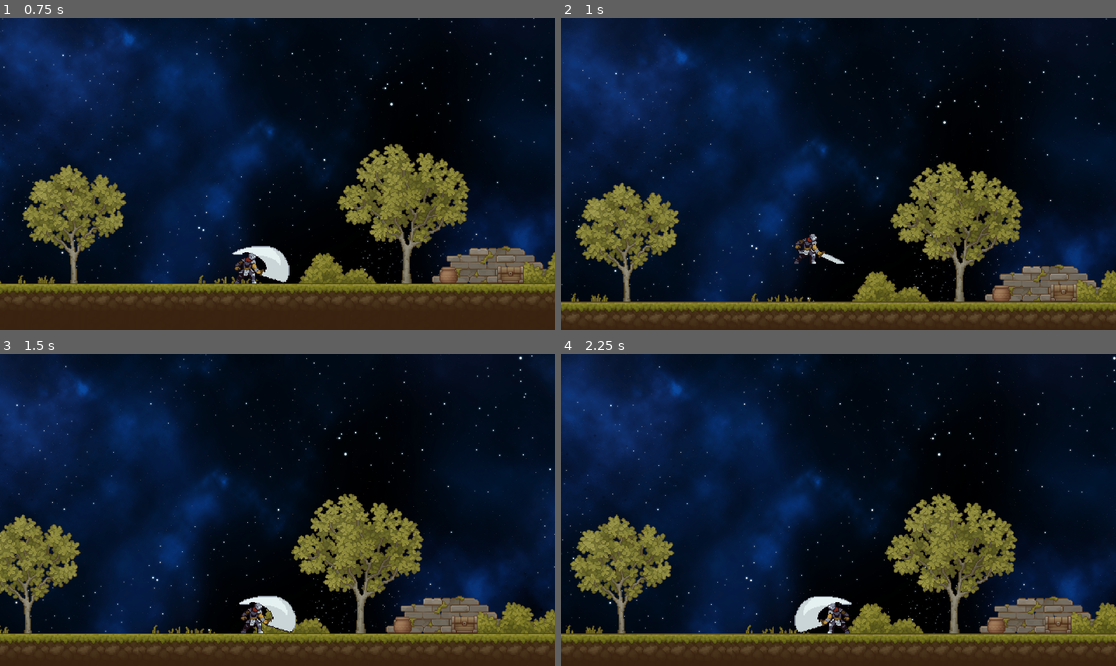
Above: before the commit, frames 1-4 (two rows, left to right).
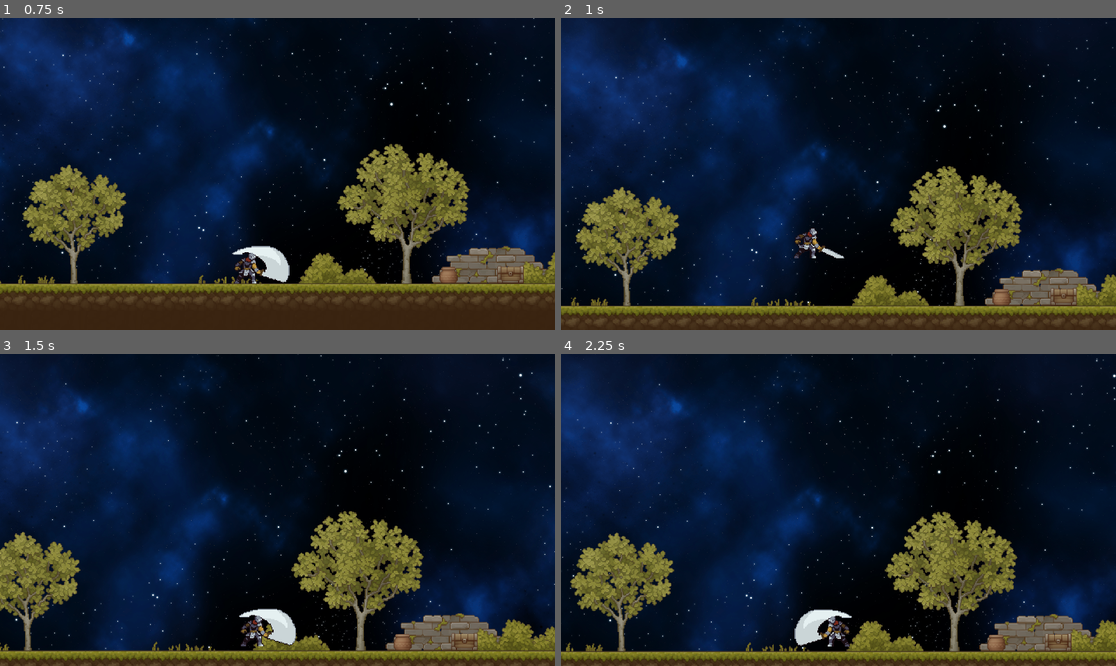
Above: after the commit, the same moments.

Repository: hmpetrone/knightpath
Game: Godot game, scene res://scenes/level_1.tscn
The game is run twice, just before and just after one commit, with the same random seed, the same clock (stepped at 60 frames per second) and the same inputs.
Inputs:
- Up to frame 1 (0.75 s): hold Right (move_right) from 0.53 s (still down); tap A (first_attack) at 0.6 s
- Up to frame 2 (1 s): keep holding Right (move_right); tap Space (jump) at 0.77 s
- Up to frame 3 (1.5 s): keep holding Right (move_right); tap A (first_attack) at 1.35 s
- Up to frame 4 (2.25 s): tap Space (jump) at 1.52 s; release Right (move_right) at 2.03 s; hold Left (move_left) from 2.03 s (still down); tap A (first_attack) at 2.1 s

Frame 1 is identical in both runs. In frame 2, 12% of the frame differs, in the area x 0-100%, y 0-99%; in frame 3, 23%; in frame 4, 24%, in the area x 0-100%, y 0-100%.

Commit message:
add music, add new animation still not applied

Diff:
--- a/assets/audio/itf_bus_layout.tres
+++ b/assets/audio/itf_bus_layout.tres
@@ -1,15 +1,15 @@
 [gd_resource type="AudioBusLayout" format=3 uid="uid://sogxlcv7yhc3"]
 
 [resource]
-bus/1/name = &"music"
+bus/1/name = &"Music"
 bus/1/solo = false
 bus/1/mute = false
 bus/1/bypass_fx = false
-bus/1/volume_db = -8.00903
+bus/1/volume_db = -18.9844
 bus/1/send = &"Master"
-bus/2/name = &"sfx"
+bus/2/name = &"SFX"
 bus/2/solo = false
 bus/2/mute = false
 bus/2/bypass_fx = false
-bus/2/volume_db = -7.99196
+bus/2/volume_db = -10.5236
 bus/2/send = &""
--- a/project.godot
+++ b/project.godot
@@ -14,6 +14,10 @@
 run/main_scene="res://scenes/level_1.tscn"
 config/features=PackedStringArray("4.3", "Forward Plus")
 config/icon="res://icon.svg"
+
+[audio]
+
+buses/default_bus_layout="res://assets/audio/itf_bus_layout.tres"
 
 [display]
 
--- a/scenes/enemies/enemy_skeleton.tscn
+++ b/scenes/enemies/enemy_skeleton.tscn
@@ -328,6 +328,7 @@
 
 [node name="emerging sound" type="AudioStreamPlayer2D" parent="."]
 stream = ExtResource("10_3k18p")
+bus = &"SFX"
 
 [connection signal="animation_finished" from="AnimatedSprite2D" to="." method="_on_animated_sprite_2d_animation_finished"]
 [connection signal="frame_changed" from="AnimatedSprite2D" to="." method="_on_animated_sprite_2d_frame_changed"]
--- a/scenes/knight.tscn
+++ b/scenes/knight.tscn
@@ -16,6 +16,7 @@
 [ext_resource type="Texture2D" uid="uid://d3kjbio2igddy" path="res://assets/knight/Colour2/Outline/120x80_PNGSheets/_JumpFallInbetween.png" id="12_oq4ms"]
 [ext_resource type="PackedScene" uid="uid://dtrhu8dw23x6a" path="res://scenes/attacks.tscn" id="12_q2eim"]
 [ext_resource type="Shape2D" uid="uid://mbjtynl7lys3" path="res://resources/knight/collision shapes/knight_standing.tres" id="13_loi56"]
+[ext_resource type="Texture2D" uid="uid://b17ypf6kdjplb" path="res://assets/knight/Colour2/Outline/120x80_PNGSheets/_Roll.png" id="14_8t7sp"]
 [ext_resource type="AudioStream" uid="uid://bwx6vv3maj0pm" path="res://assets/sound fx/enemies/skeleton/Voice Effects Zombie-Skeleton-Monster Human Male/humanYell5.wav" id="16_oxg0p"]
 [ext_resource type="AudioStream" uid="uid://b67iefrqnmfdx" path="res://assets/sound fx/enemies/skeleton/Voice Effects Zombie-Skeleton-Monster Human Male/humanYell3.wav" id="17_52ce1"]
 [ext_resource type="AudioStream" uid="uid://bf5mh3upff06y" path="res://assets/sound fx/enemies/skeleton/Voice Effects Zombie-Skeleton-Monster Human Male/humanYell1.wav" id="18_38fav"]
@@ -228,6 +229,54 @@
 atlas = ExtResource("3_xy8rm")
 region = Rect2(240, 0, 120, 80)
 
+[sub_resource type="AtlasTexture" id="AtlasTexture_ffrp8"]
+atlas = ExtResource("14_8t7sp")
+region = Rect2(0, 0, 120, 80)
+
+[sub_resource type="AtlasTexture" id="AtlasTexture_ystsi"]
+atlas = ExtResource("14_8t7sp")
+region = Rect2(120, 0, 120, 80)
+
+[sub_resource type="AtlasTexture" id="AtlasTexture_iktvh"]
+atlas = ExtResource("14_8t7sp")
+region = Rect2(240, 0, 120, 80)
+
+[sub_resource type="AtlasTexture" id="AtlasTexture_ksyad"]
+atlas = ExtResource("14_8t7sp")
+region = Rect2(360, 0, 120, 80)
+
+[sub_resource type="AtlasTexture" id="AtlasTexture_vvo2s"]
+atlas = ExtResource("14_8t7sp")
+region = Rect2(480, 0, 120, 80)
+
+[sub_resource type="AtlasTexture" id="AtlasTexture_18uvq"]
+atlas = ExtResource("14_8t7sp")
+region = Rect2(600, 0, 120, 80)
+
+[sub_resource type="AtlasTexture" id="AtlasTexture_6ypvr"]
+atlas = ExtResource("14_8t7sp")
+region = Rect2(720, 0, 120, 80)
+
+[sub_resource type="AtlasTexture" id="AtlasTexture_3hofy"]
+atlas = ExtResource("14_8t7sp")
+region = Rect2(840, 0, 120, 80)
+
+[sub_resource type="AtlasTexture" id="AtlasTexture_4thfa"]
+atlas = ExtResource("14_8t7sp")
+region = Rect2(960, 0, 120, 80)
+
+[sub_resource type="AtlasTexture" id="AtlasTexture_sb1hv"]
+atlas = ExtResource("14_8t7sp")
+region = Rect2(1080, 0, 120, 80)
+
+[sub_resource type="AtlasTexture" id="AtlasTexture_3ls5i"]
+atlas = ExtResource("14_8t7sp")
+region = Rect2(1200, 0, 120, 80)
+
+[sub_resource type="AtlasTexture" id="AtlasTexture_cvqt1"]
+atlas = ExtResource("14_8t7sp")
+region = Rect2(1320, 0, 120, 80)
+
 [sub_resource type="AtlasTexture" id="AtlasTexture_1ndph"]
 atlas = ExtResource("2_n5bxf")
 region = Rect2(0, 0, 120, 80)
@@ -480,6 +529,47 @@
 "loop": true,
 "name": &"jump",
 "speed": 5.0
+}, {
+"frames": [{
+"duration": 1.0,
+"texture": SubResource("AtlasTexture_ffrp8")
+}, {
+"duration": 1.0,
+"texture": SubResource("AtlasTexture_ystsi")
+}, {
+"duration": 1.0,
+"texture": SubResource("AtlasTexture_iktvh")
+}, {
+"duration": 1.0,
+"texture": SubResource("AtlasTexture_ksyad")
+}, {
+"duration": 1.0,
+"texture": SubResource("AtlasTexture_vvo2s")
+}, {
+"duration": 1.0,
+"texture": SubResource("AtlasTexture_18uvq")
+}, {
+"duration": 1.0,
+"texture": SubResource("AtlasTexture_6ypvr")
+}, {
+"duration": 1.0,
+"texture": SubResource("AtlasTexture_3hofy")
+}, {
+"duration": 1.0,
+"texture": SubResource("AtlasTexture_4thfa")
+}, {
+"duration": 1.0,
+"texture": SubResource("AtlasTexture_sb1hv")
+}, {
+"duration": 1.0,
+"texture": SubResource("AtlasTexture_3ls5i")
+}, {
+"duration": 1.0,
+"texture": SubResource("AtlasTexture_cvqt1")
+}],
+"loop": true,
+"name": &"roll",
+"speed": 12.0
 }, {
 "frames": [{
 "duration": 1.0,
@@ -521,15 +611,14 @@
 z_index = 5
 collision_mask = 48
 script = ExtResource("1_q6gek")
-JUMP_VELOCITY = -300.0
+JUMP_VELOCITY = -350.0
 
 [node name="knight animations" type="AnimatedSprite2D" parent="."]
 position = Vector2(12, -40)
 sprite_frames = SubResource("SpriteFrames_52aw5")
-animation = &"hurt"
+animation = &"roll"
 autoplay = "idle"
-frame = 2
-frame_progress = 1.0
+frame_progress = 0.866928
 
 [node name="idle shape" type="CollisionShape2D" parent="."]
 position = Vector2(7.25, -18)
--- a/scenes/level_1.tscn
+++ b/scenes/level_1.tscn
@@ -8,6 +8,7 @@
 [ext_resource type="Texture2D" uid="uid://cl835jxoggn6q" path="res://assets/backgrounds/space/Nebula Blue.png" id="2_e0byq"]
 [ext_resource type="Texture2D" uid="uid://csxxmeo6dumqu" path="res://assets/backgrounds/space/Stars Small_1.png" id="3_umkeg"]
 [ext_resource type="PackedScene" uid="uid://bsyumxxyfcis6" path="res://scenes/chest1.tscn" id="4_2qkqs"]
+[ext_resource type="AudioStream" uid="uid://ccus26mxpt0qv" path="res://assets/audio/music/Daft Punk - Instant Crush (GarageBand cover).mp3" id="7_4a0au"]
 
 [sub_resource type="TileSetAtlasSource" id="TileSetAtlasSource_ujwi8"]
 texture = ExtResource("2_8rodu")
@@ -5332,6 +5333,12 @@
 unique_name_in_owner = true
 position = Vector2(-18, 1)
 
+[node name="music track" type="AudioStreamPlayer2D" parent="knight"]
+position = Vector2(18, -1)
+stream = ExtResource("7_4a0au")
+autoplay = true
+bus = &"Music"
+
 [node name="camera" parent="knight" instance=ExtResource("2_01vgu")]
 position = Vector2(63, -126)
 zoom = Vector2(3, 3)
--- a/scripts/knight.gd
+++ b/scripts/knight.gd
@@ -116,14 +116,11 @@
 		attacking = true
 		speed = speed * 0.2
 		if is_crouching:
-			print('first attack crouching animation')
 			prop = crouching_attack_shape
 			knight_animations.play("crouching_first_attack")
 		else:
-			print('first attack animation')
 			prop = attack_shape
 			knight_animations.play("first_attack")
-		print('animation played')
 		prop.disabled = false
 
 
@@ -149,7 +146,6 @@
 
 func _on_knight_animations_animation_finished() -> void:
 	if knight_animations.animation == "first_attack" or knight_animations.animation == "crouching_first_attack":
-		print('attack finished')
 		attacking = false
 		crouching_attack_shape.disabled = true
 		attack_shape.disabled = true
Not shown, added: assets/audio/music/Daft Punk - Da Funk - Tribute Jam.mp3.import
Not shown, added: assets/audio/music/Daft Punk - Instant Crush (GarageBand cover).mp3.import
Not shown: 1 places in scenes/knight.tscn that only renumber resources
Not shown: 1 places in scenes/level_1.tscn that only renumber resources
Not shown, added: assets/audio/music/Daft Punk - Da Funk - Tribute Jam.mp3
Not shown, added: assets/audio/music/Daft Punk - Instant Crush (GarageBand cover).mp3
